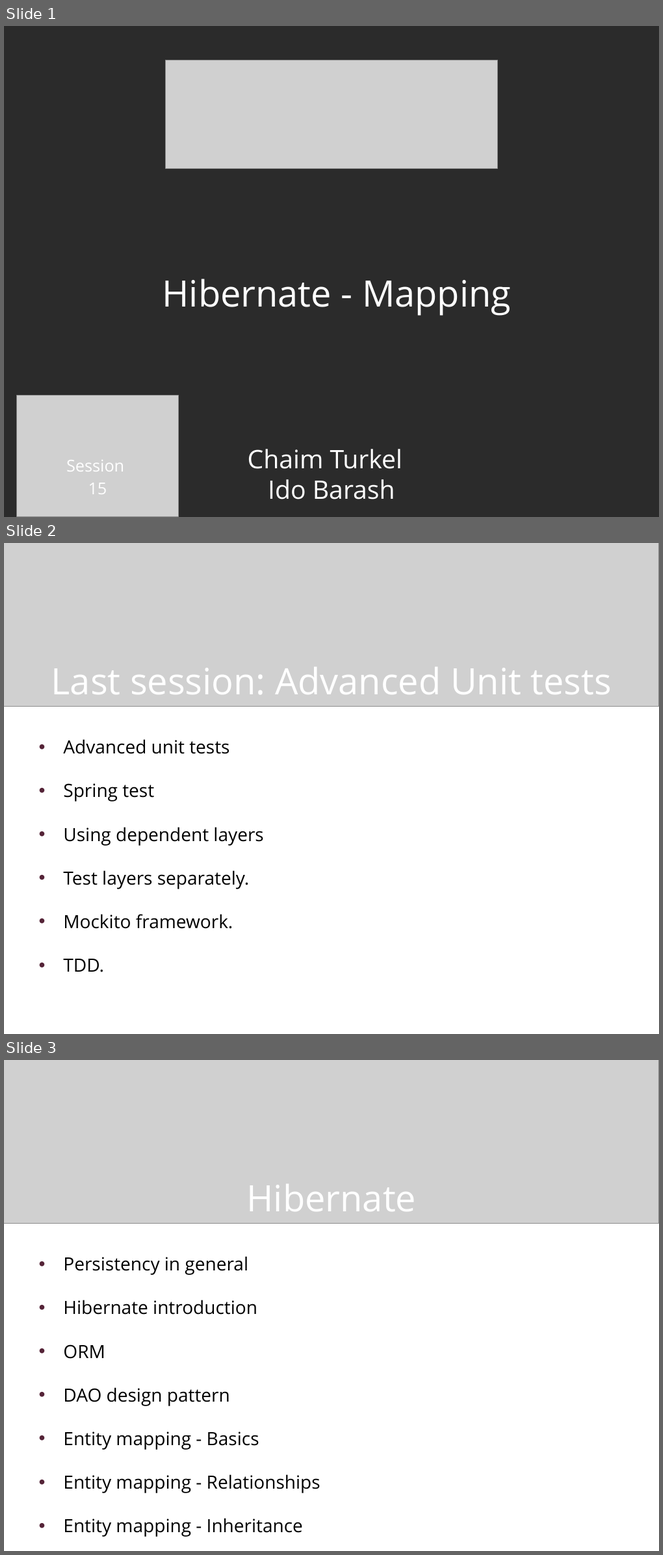
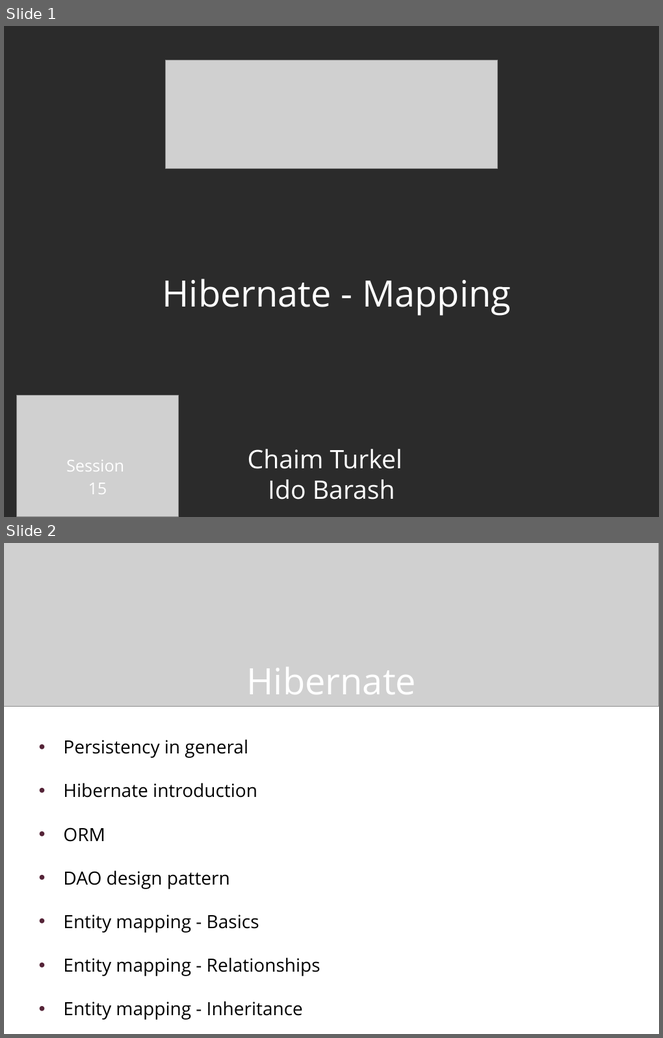
Before and after one commit to chaimt/Tikal-Java-RoadMap, a slide deck: Presentations/8 - HibernateMapping.pptx. Shown one above the other, each under a label of ours: slides 1, 2 and 3 before the commit, slides 1 and 2 after it. The pictures are 663x1555 and 663x1038 pixels, drawn with LibreOffice and Linux fonts; fonts in the diff are those of the drawing; grey boxes stand for pictures; background and template pictures are left out; a plain dark background stands for a picture behind light text. Boxes give left, top, right and bottom in pixels: in the first picture for what was removed or moved away, otherwise in the second. Text is boxed around its words. In the diff, an @@ line names an element or a change of style, - is before the commit and + after.

```diff
--- a/Presentations/8 - HibernateMapping.pptx
+++ b/Presentations/8 - HibernateMapping.pptx
@@ slide 2 removed at <box>4,543,659,1034</box>, background picture (left out) @@
@@ picture removed at <box>4,543,659,707</box> @@
@@ title removed at <box>51,667,612,694</box> @@
-Last session: Advanced Unit tests
@@ text removed at <box>63,739,263,973</box> @@
-• Advanced unit tests
-• Spring test
-• Using dependent layers
-• Test layers separately.
-• Mockito framework.
-• TDD.
@@ what was slide 3 is now slide 2 @@
```
Also in this commit, not shown: 7 slides changed, 1 other file.
